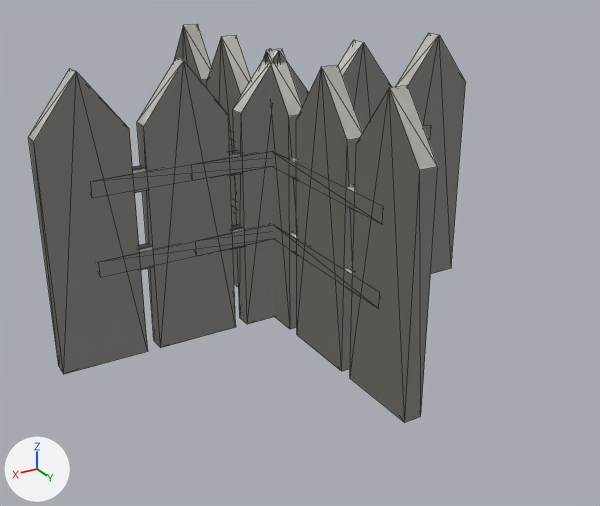
One commit to the glTF model apps/garden/public/assets/models/WhiteFence.glb: the scene before it, then after it.
Rendered twice from a camera (50 mm lens) standing at (1.012, 1.808, 1.066) and looking at (0.053, 0.211, 0.267). Every picture has the same lights, and +X, +Y and +Z are marked at lower left. The older version comes first. Mesh edges are drawn as thin lines.

In view in the first picture: 'WhiteFence_Corner', 'WhiteFence_Cross', 'WhiteFence_Middle', 'WhiteFence_Solo'.
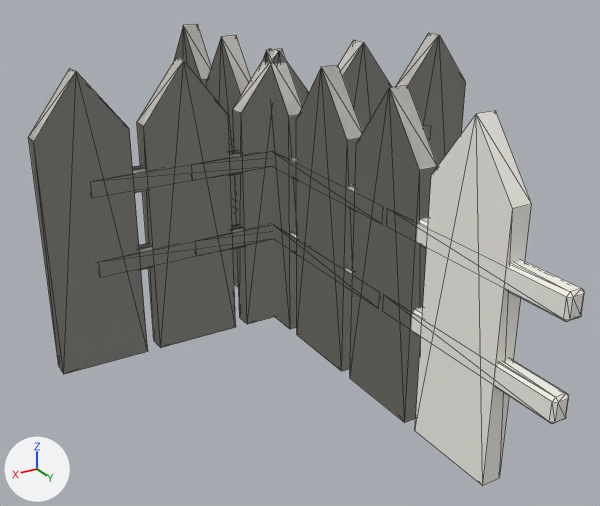
Pixel boxes [x1, y1, x2, y2] of what changed, in the pictures (600 x 506 px):
'WhiteFence_Extension', added: after [411, 111, 584, 486]
'WhiteFence_Pole', unchanged, uncovered by the edit: after [233, 48, 309, 324]

Diff of the bpy script that builds the scene:
```diff
--- a/apps/garden/public/assets/models/WhiteFence.glb.py
+++ b/apps/garden/public/assets/models/WhiteFence.glb.py
@@ me_whitefence_extension_mesh @@
+me_whitefence_extension_mesh.from_pydata(...)  # 58 vertices, 104 faces; spans x -0.022..0.022, y 0.5..1.0, z -1.0..-0.28
+me_whitefence_extension_mesh.materials.append(mat_material_whitepaint)  # white #f4f2ea
@@ ob_whitefence_extension @@
+ob_whitefence_extension = bpy.data.objects.new('WhiteFence_Extension', me_whitefence_extension_mesh)
+ob_whitefence_extension.location = (0.0, 0.0, 1.0)
```
